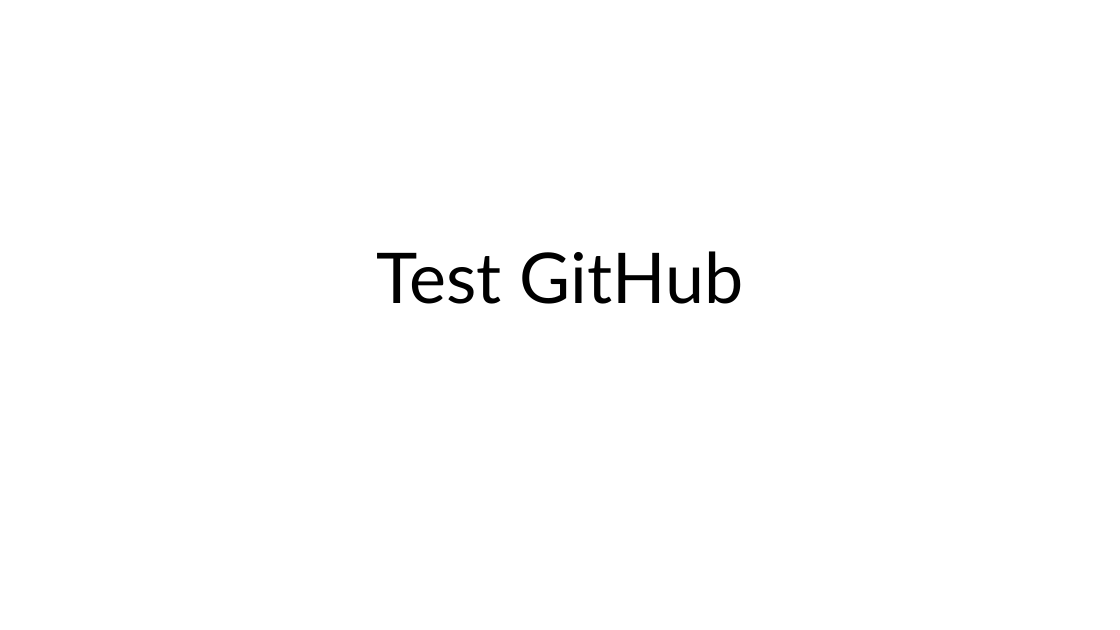
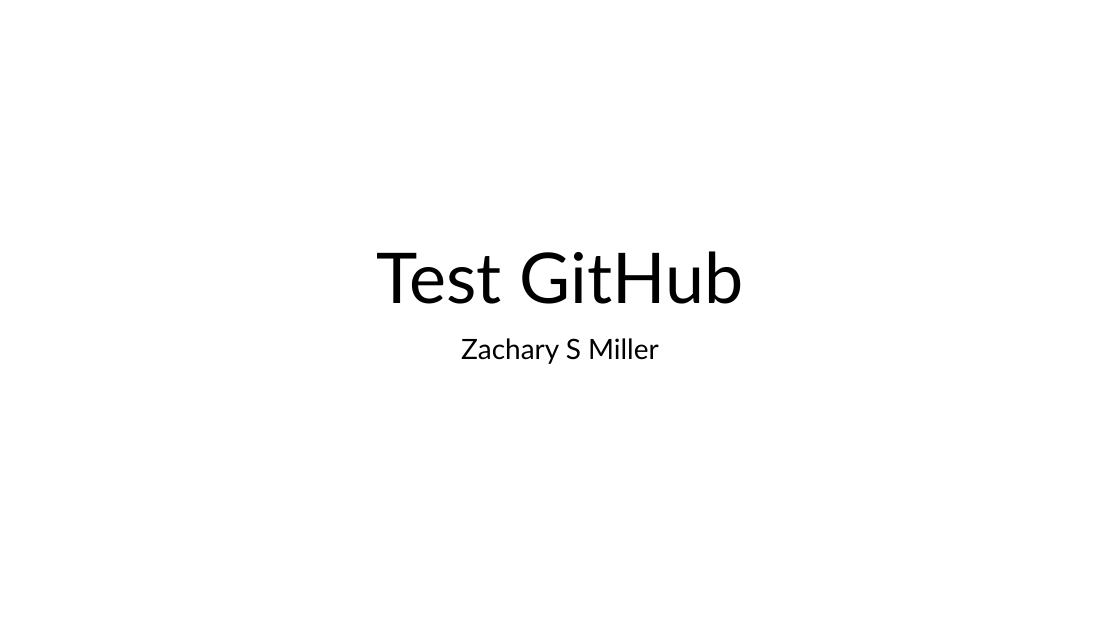
Before and after one commit to zmill352/Colab_Test, a slide deck: slide 1 of Test_GitHub_PPT.pptx. Drawn at 1120x630 pixels with LibreOffice and Linux fonts; fonts in the diff are those of the drawing. Boxes give left, top, right and bottom in pixels: in the first picture for what was removed or moved away, otherwise in the second. Text is boxed around its words. In the diff, an @@ line names an element or a change of style, - is before the commit and + after.

Commit message:
Updated PPT

```diff
--- a/Test_GitHub_PPT.pptx
+++ b/Test_GitHub_PPT.pptx
@@ subtitle added at <box>461,338,659,364</box>, 24 pt, text #000000 @@
+Zachary S Miller
```
Also in this commit, not shown: 1 slide added.
